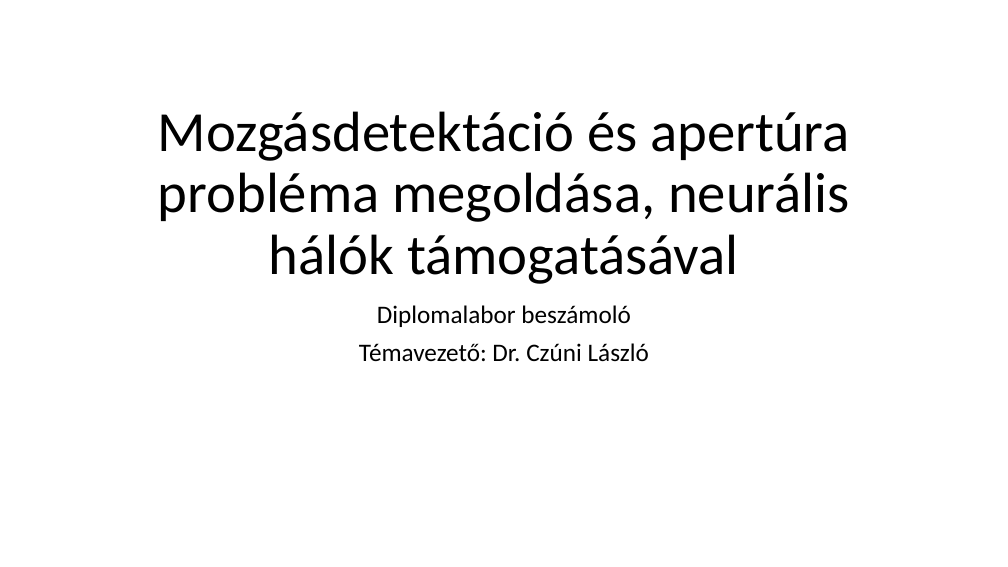
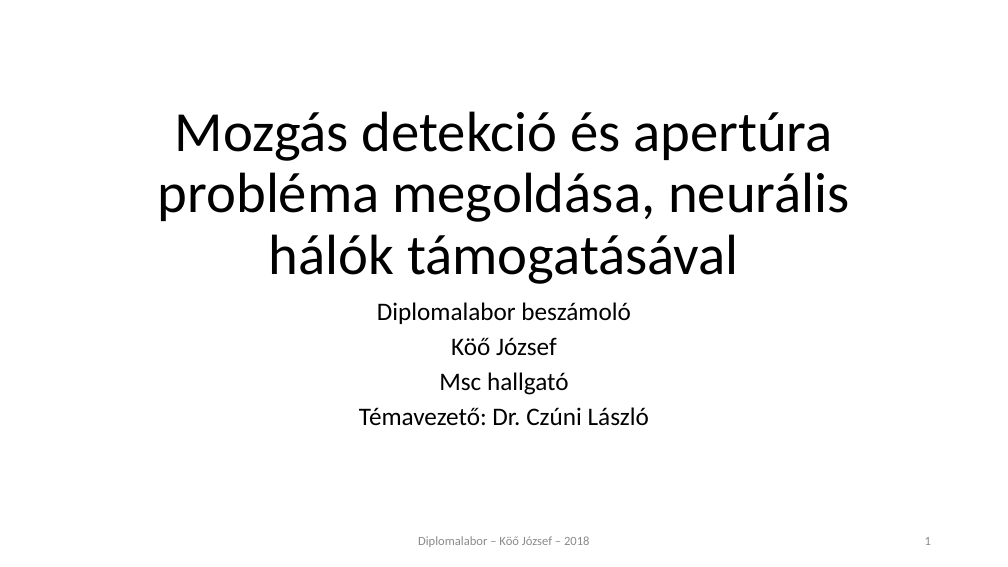
Before and after one commit to koojozsef/Szakdolgozat_PE, a slide deck: slide 1 of 01_doc/presentation_koo_jozsef.pptx. Drawn at 1008x567 pixels with LibreOffice and Linux fonts; fonts in the diff are those of the drawing. Boxes give left, top, right and bottom in pixels: in the first picture for what was removed or moved away, otherwise in the second. Text is boxed around its words. In the diff, an @@ line names an element or a change of style, - is before the commit and + after.

Commit message:
presentation finished

```diff
--- a/01_doc/presentation_koo_jozsef.pptx
+++ b/01_doc/presentation_koo_jozsef.pptx
@@ title at <box>158,111,850,284</box>: text changed @@
-Mozgásdetektáció és apertúra probléma megoldása, neurális hálók támogatásával
+Mozgás detekció és apertúra probléma megoldása, neurális hálók támogatásával
@@ subtitle at <box>359,302,649,426</box>: line spacing 0.9 to 0.8 @@
@@ subtitle at <box>439,337,569,395</box>: paragraphs added @@
+Köő József
+Msc hallgató
@@ text added at <box>418,536,590,547</box>, 12 pt, text #8C8C8C @@
+Diplomalabor – Köő József – 2018
@@ page number added at <box>925,537,931,545</box>, 12 pt, text #8C8C8C @@
+1
```
Also in this commit, not shown: 15 other slides changed, 1 slide added, 1 slide removed.
